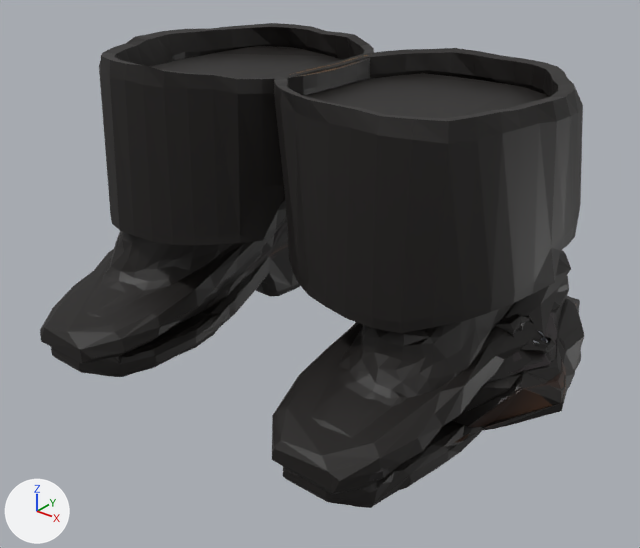
The glTF model assets/pirates/items/v7m_fit/boots_cavalier_male_lo.glb: old version first, new version second.
Both versions are drawn from a 50 mm camera at (0.468, -0.628, 0.436) aimed at (0.014, -0.061, 0.085). Arrows for +X, +Y and +Z are at lower left; the lights stay in place. The picture after the commit comes second. Vertices at exactly the same position are counted once.

In view in the first picture: 'boots_cavalier_male_hi'.
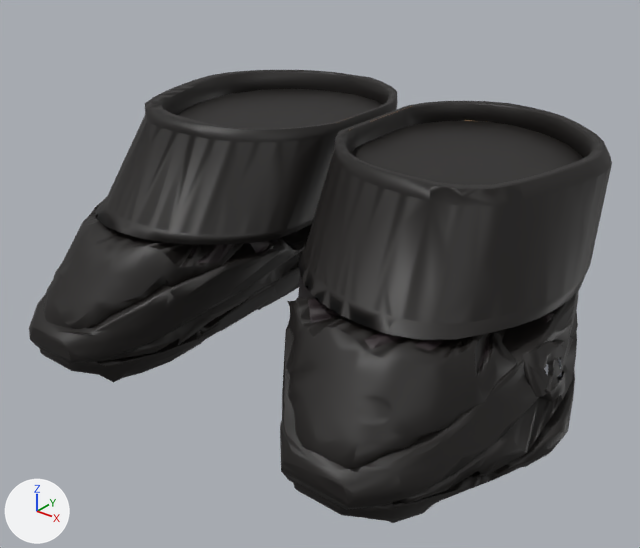
Changed parts and their boxes [x1, y1, x2, y2] in the pictures (640 x 548 px):
'boots_cavalier_male_hi', reshaped (7% wider, 7% shorter): before [40, 23, 584, 508]; after [29, 70, 612, 523]
part 1 of me_boots_cavalier_male_hi, rebuilt: before [85, 46, 342, 333]; after [133, 229, 301, 263]
part 2 of me_boots_cavalier_male_hi, rebuilt (mostly hidden before): before [222, 223, 288, 296]; after [29, 224, 312, 363]
part 3 of me_boots_cavalier_male_hi, rebuilt: before [510, 312, 558, 373]; after [308, 299, 554, 368]
part 4 of me_boots_cavalier_male_hi, rebuilt: before [303, 73, 569, 438]; after [286, 121, 583, 504]
part 5 of me_boots_cavalier_male_hi, rebuilt (mostly hidden before): before [290, 55, 367, 75]; after [298, 101, 612, 340]
part 6 of me_boots_cavalier_male_hi, rebuilt (mostly hidden afterwards): before [274, 48, 583, 333]; after [349, 106, 487, 130]
part 7 of me_boots_cavalier_male_hi, rebuilt (not visible afterwards): before [302, 62, 357, 76]
part 8 of me_boots_cavalier_male_hi, rebuilt (not visible afterwards): before [453, 303, 577, 443]
part 9 of me_boots_cavalier_male_hi, rebuilt (not visible afterwards): before [260, 244, 288, 263]
part 10 of me_boots_cavalier_male_hi, rebuilt: before [283, 296, 584, 508]; after [293, 370, 575, 523]
part 11 of me_boots_cavalier_male_hi, rebuilt: before [51, 241, 300, 377]; after [39, 262, 300, 382]
part 12 of me_boots_cavalier_male_hi, rebuilt (mostly hidden afterwards): before [272, 250, 571, 495]; after [298, 276, 315, 298]
part 13 of me_boots_cavalier_male_hi, rebuilt (mostly hidden before): before [369, 468, 389, 481]; after [280, 290, 579, 510]
part 14 of me_boots_cavalier_male_hi, rebuilt (mostly hidden afterwards): before [40, 196, 287, 364]; after [260, 239, 302, 254]
part 15 of me_boots_cavalier_male_hi, added: after [95, 70, 398, 245]
part 16 of me_boots_cavalier_male_hi, added: after [522, 340, 565, 402]
part 17 of me_boots_cavalier_male_hi, deleted: before [495, 314, 555, 354]
part 18 of me_boots_cavalier_male_hi, cut back: before [99, 23, 374, 245]; after [44, 89, 382, 362]

What changed in the scene script:
```text
Change me_boots_cavalier_male_hi:
    remove me_boots_cavalier_male_hi.from_pydata(...)  # 5590 vertices, 11130 faces; spans x -0.248..0.248, y -0.237..0.115, z -0.009..0.274
    add me_boots_cavalier_male_hi.from_pydata(...)  # 14223 vertices, 21531 faces; spans x -0.267..0.266, y -0.239..0.152, z -0.009..0.212
    me_boots_cavalier_male_hi part 1: the loose piece of 755 vertices spanning x -0.23..0.002, y -0.23..0.103, z 0.001..0.253 is rebuilt with 1602 vertices and now spans x -0.247..-0.015, y -0.229..0.135, z 0.011..0.19
    me_boots_cavalier_male_hi part 2: the loose piece of 755 vertices spanning x -0.223..-0.001, y -0.227..0.1, z 0.001..0.249 is rebuilt with 328 vertices and now spans x -0.252..-0.014, y -0.239..0.095, z 0.016..0.117
    me_boots_cavalier_male_hi part 3: the loose piece of 752 vertices spanning x 0.001..0.229, y -0.226..0.098, z 0.001..0.249 is rebuilt with 1707 vertices and now spans x 0.014..0.24, y -0.229..0.137, z 0.011..0.19
    me_boots_cavalier_male_hi part 4: the loose piece of 752 vertices spanning x -0.003..0.228, y -0.23..0.101, z 0.001..0.253 is rebuilt with 1731 vertices and now spans x 0.01..0.258, y -0.232..0.14, z 0.007..0.194
    me_boots_cavalier_male_hi part 5: the loose piece of 288 vertices spanning x -0.005..0.213, y -0.157..0.109, z 0.117..0.271 is rebuilt with 927 vertices and now spans x 0.008..0.238, y -0.164..0.149, z 0.117..0.212
    me_boots_cavalier_male_hi part 6: the loose piece of 288 vertices spanning x -0.008..0.222, y -0.16..0.113, z 0.115..0.273 is rebuilt with 876 vertices and now spans x 0.012..0.235, y -0.157..0.146, z 0.119..0.209
    me_boots_cavalier_male_hi part 7: the loose piece of 288 vertices spanning x -0.222..0.005, y -0.155..0.111, z 0.119..0.272 is rebuilt with 787 vertices and now spans x -0.238..-0.009, y -0.155..0.148, z 0.119..0.209
    me_boots_cavalier_male_hi part 8: the loose piece of 212 vertices spanning x 0.08..0.248, y -0.231..0.101, z -0.005..0.065 is rebuilt with 596 vertices and now spans x 0.062..0.26, y -0.234..0.079, z -0.003..0.05
    me_boots_cavalier_male_hi part 9: the loose piece of 212 vertices spanning x -0.247..-0.083, y -0.232..0.092, z -0.004..0.064 is rebuilt with 618 vertices and now spans x -0.259..-0.063, y -0.234..0.082, z -0.004..0.05
    me_boots_cavalier_male_hi part 10: the loose piece of 212 vertices spanning x 0.077..0.248, y -0.234..0.104, z -0.009..0.07 is rebuilt with 626 vertices and now spans x 0.051..0.266, y -0.238..0.085, z -0.009..0.055
    me_boots_cavalier_male_hi part 11: the loose piece of 212 vertices spanning x -0.248..-0.081, y -0.235..0.1, z -0.007..0.07 is rebuilt with 620 vertices and now spans x -0.267..-0.051, y -0.238..0.089, z -0.009..0.055
    me_boots_cavalier_male_hi part 12: the loose piece of 92 vertices spanning x 0.075..0.217, y -0.237..0.083, z 0.02..0.129 is rebuilt with 378 vertices and now spans x 0.02..0.245, y -0.236..0.09, z 0.02..0.112
    me_boots_cavalier_male_hi part 13: the loose piece of 92 vertices spanning x 0.077..0.211, y -0.234..0.082, z 0.023..0.124 is rebuilt with 362 vertices and now spans x 0.012..0.251, y -0.239..0.093, z 0.017..0.118
    me_boots_cavalier_male_hi part 14: the loose piece of 92 vertices spanning x -0.223..-0.076, y -0.237..0.084, z 0.02..0.129 is rebuilt with 357 vertices and now spans x -0.246..-0.025, y -0.236..0.09, z 0.02..0.111
    me_boots_cavalier_male_hi part 15: a new loose piece of 797 vertices spanning x -0.24..-0.006, y -0.162..0.152, z 0.117..0.212, in mat_boots_cavalier
    me_boots_cavalier_male_hi part 16: a new loose piece of 169 vertices spanning x 0.229..0.256, y -0.097..-0.05, z 0.058..0.1, in mat_boots_cavalier
    me_boots_cavalier_male_hi part 17: the loose piece of 106 vertices spanning x 0.188..0.226, y -0.057..-0.017, z 0.064..0.094 is deleted
    me_boots_cavalier_male_hi part 18: 1 vertex moved within x -0.182, y 0.072, z 0.151; 379 vertices removed from x -0.225..0.009, y -0.234..0.115, z 0.023..0.274; 1609 vertices added at x -0.26..-0.012, y -0.232..0.138, z 0.007..0.194
    other edits to the shape of me_boots_cavalier_male_hi do not show in these pictures
```
